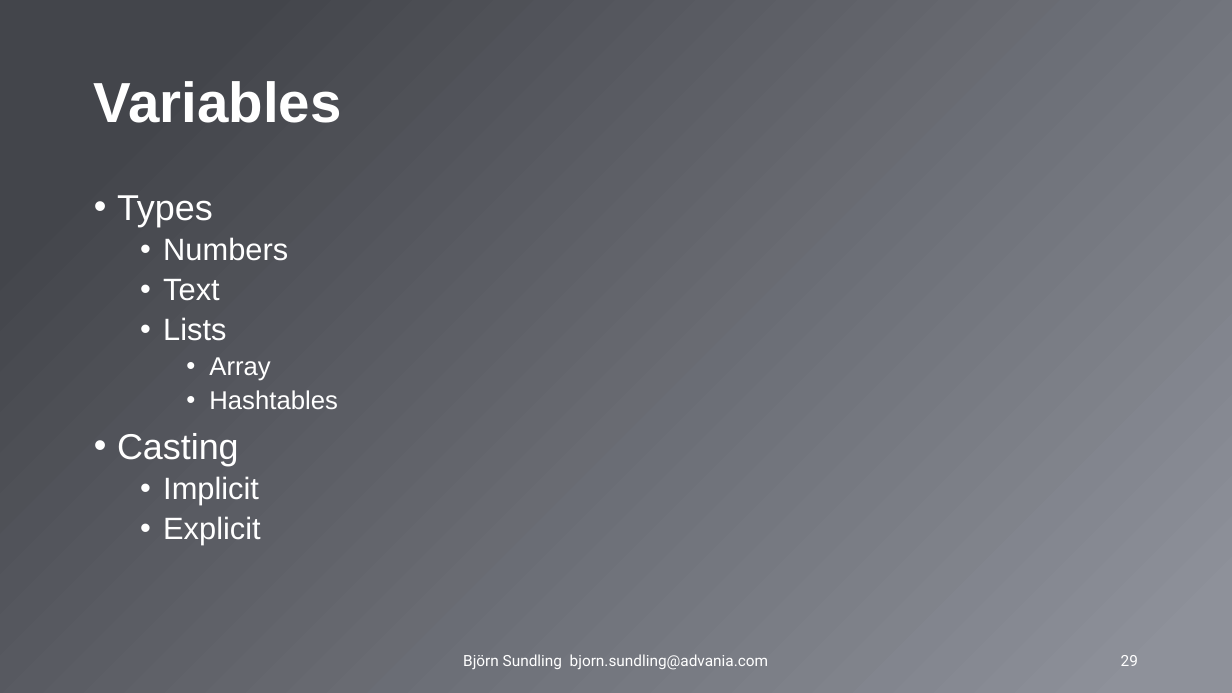
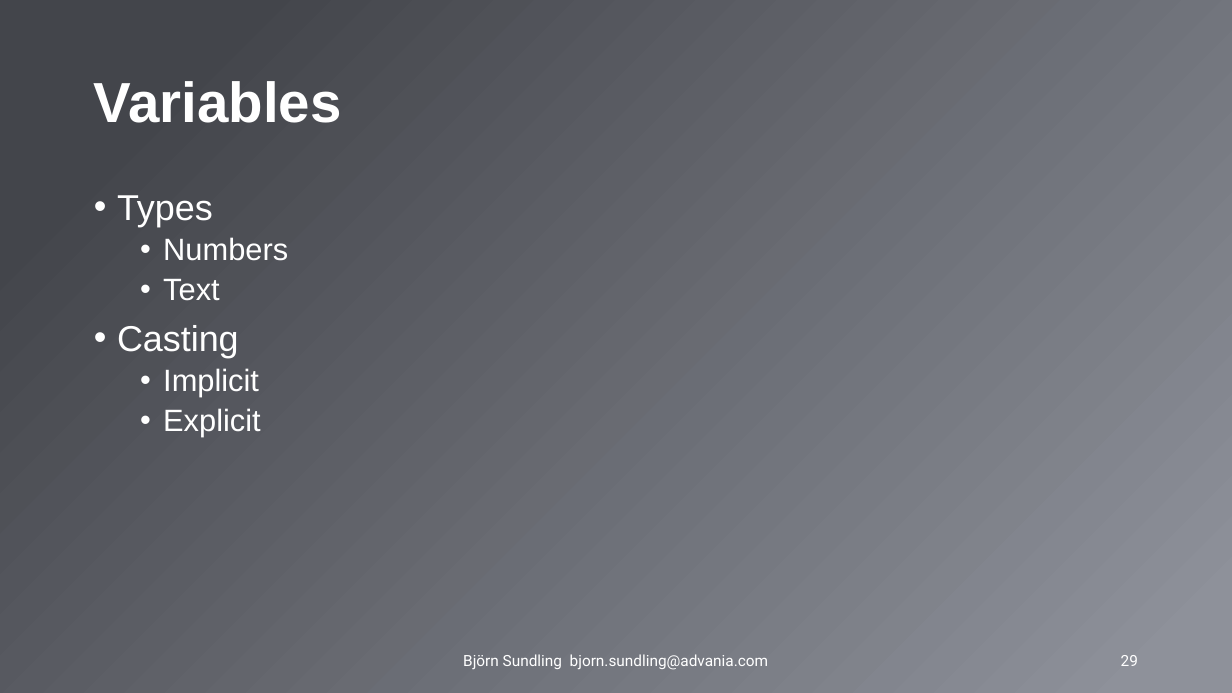
Before and after one commit to AdvaniaSE/PowerShellFundamentals, a slide deck: slide 29 of PowerShell Fundamentals.pptx. Drawn at 1232x693 pixels with LibreOffice and Linux fonts; fonts in the diff are those of the drawing; background and template pictures are left out. Boxes give left, top, right and bottom in pixels: in the first picture for what was removed or moved away, otherwise in the second. Text is boxed around its words. In the diff, an @@ line names an element or a change of style, - is before the commit and + after.

```diff
--- a/PowerShell Fundamentals.pptx
+++ b/PowerShell Fundamentals.pptx
@@ text at [163, 317, 337, 410]: paragraphs removed @@
-  • Lists
-    • Array
-    • Hashtables
```
Also in this commit, not shown: 4 other slides changed, 1 slide added.
